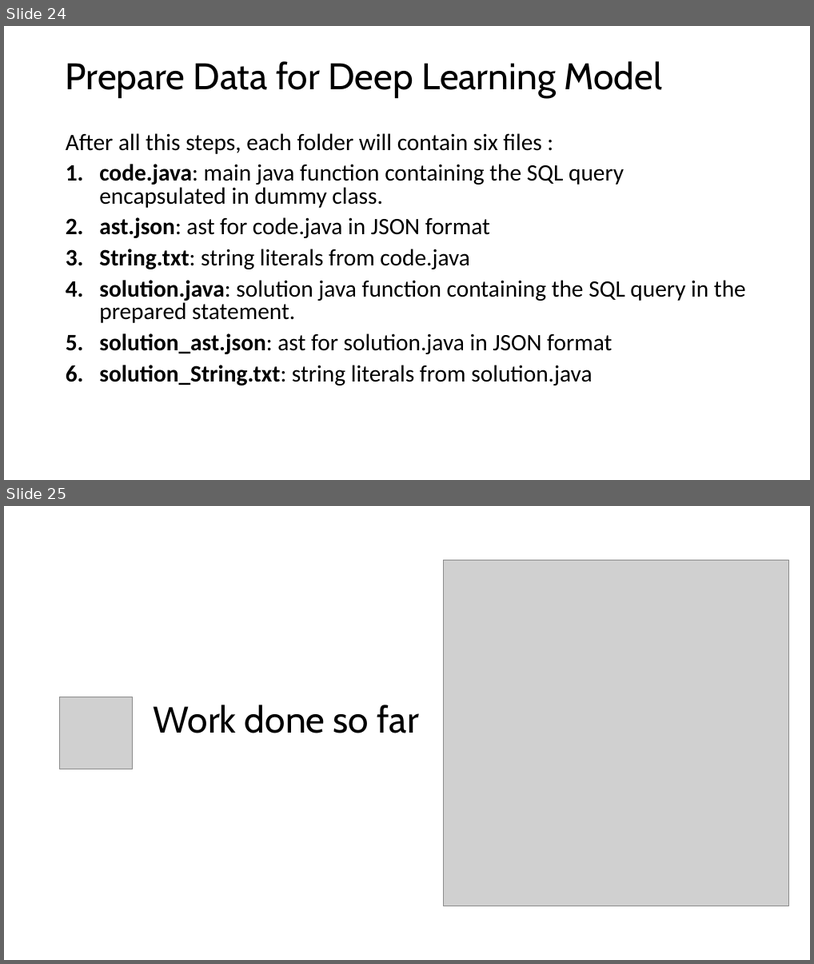
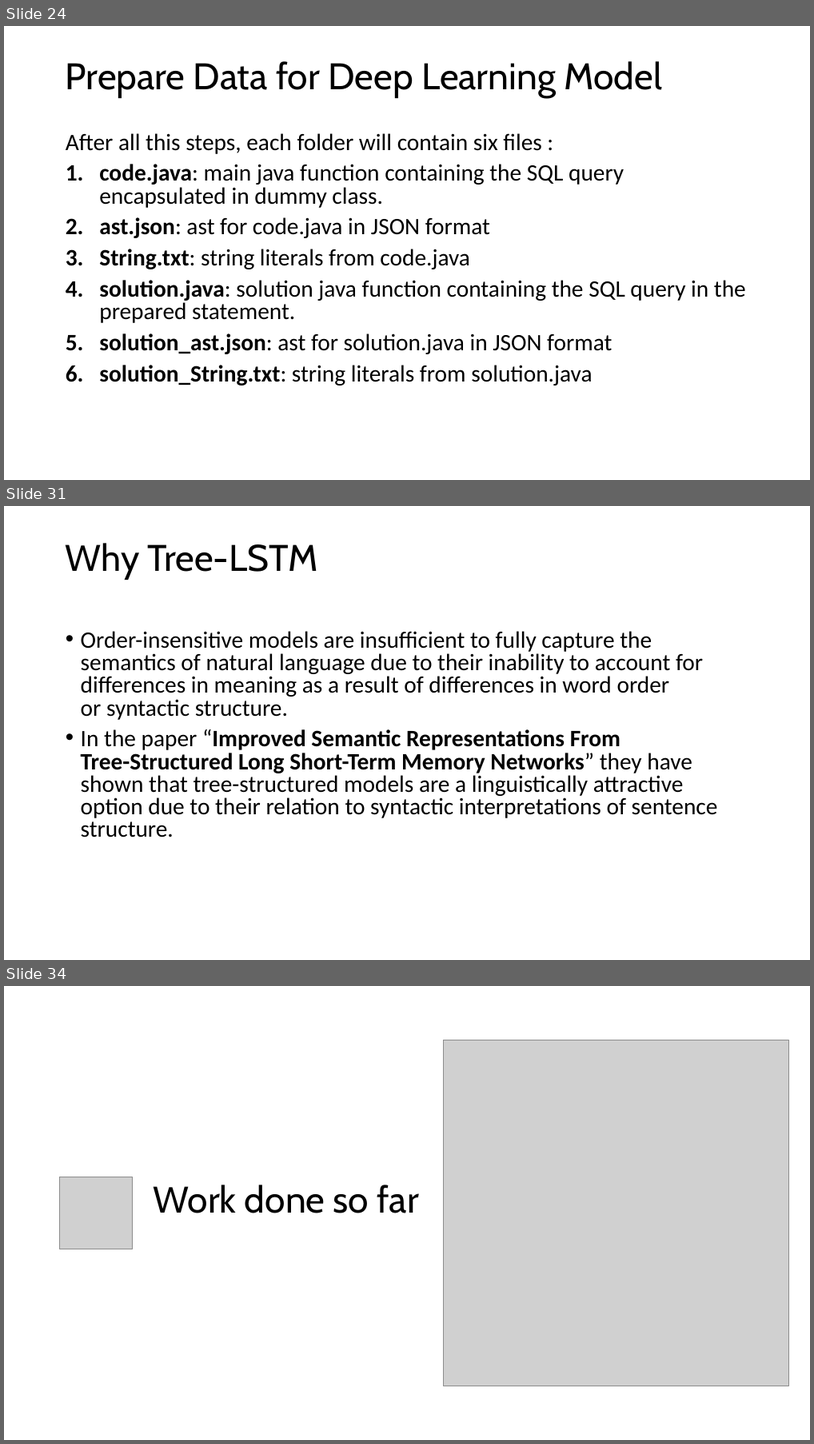
Before and after one commit to lsiddiqsunny/Undergraduate-Thesis, a slide deck: Presentation/SQL Vulnerability after 4-1 mid [Autosaved].pptx. Shown one above the other, each under a label of ours: slides 24 and 25 before the commit, slides 24, 31 and 34 after it; the slides between them are not shown. The pictures are 814x964 and 814x1444 pixels, drawn with LibreOffice and Linux fonts; fonts in the diff are those of the drawing; grey boxes stand for pictures. Boxes give left, top, right and bottom in pixels: in the first picture for what was removed or moved away, otherwise in the second. Text is boxed around its words. In the diff, an @@ line names an element or a change of style, - is before the commit and + after.

```diff
--- a/Presentation/SQL Vulnerability after 4-1 mid [Autosaved].pptx
+++ b/Presentation/SQL Vulnerability after 4-1 mid [Autosaved].pptx
@@ slide 31 added at [4,506,810,960], background #FFFFFF @@
@@ title added at [66,543,318,580], 44 pt, text #000000 @@
+Why Tree-LSTM
@@ text added at [81,631,718,837], 28 pt, text #000000 @@
+• Order-insensitive models are insufficient to fully capture the semantics of natural language due to their inability to account for differences in meaning as a result of differences in word order
+  or syntactic structure.
+• In the paper “Improved Semantic Representations From
+  Tree-Structured Long Short-Term Memory Networks” they have shown that tree-structured models are a linguistically attractive option due to their relation to syntactic interpretations of sentence structure.
@@ what was slide 25 is now slide 34 @@
```
Also in this commit, not shown: 12 other slides added.
